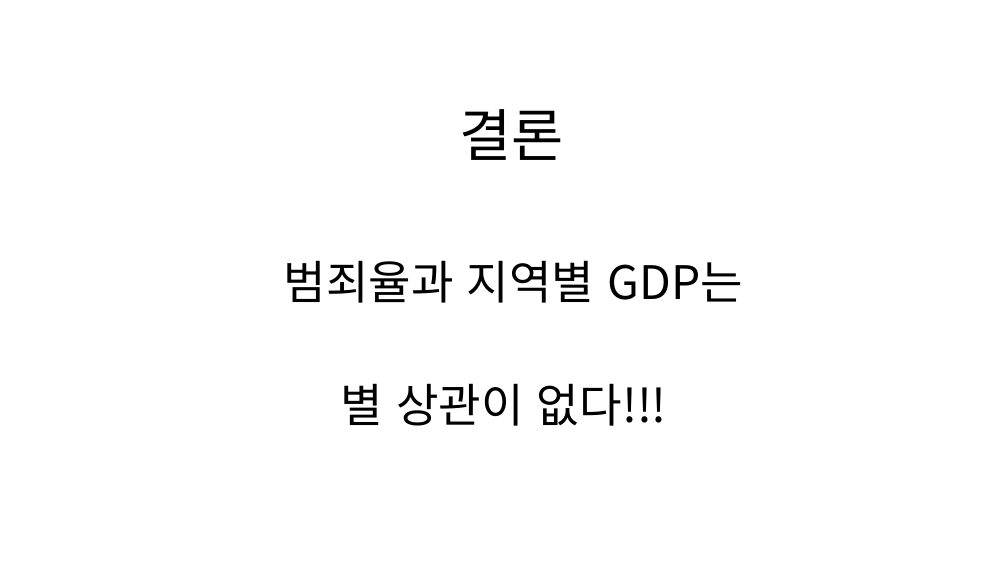
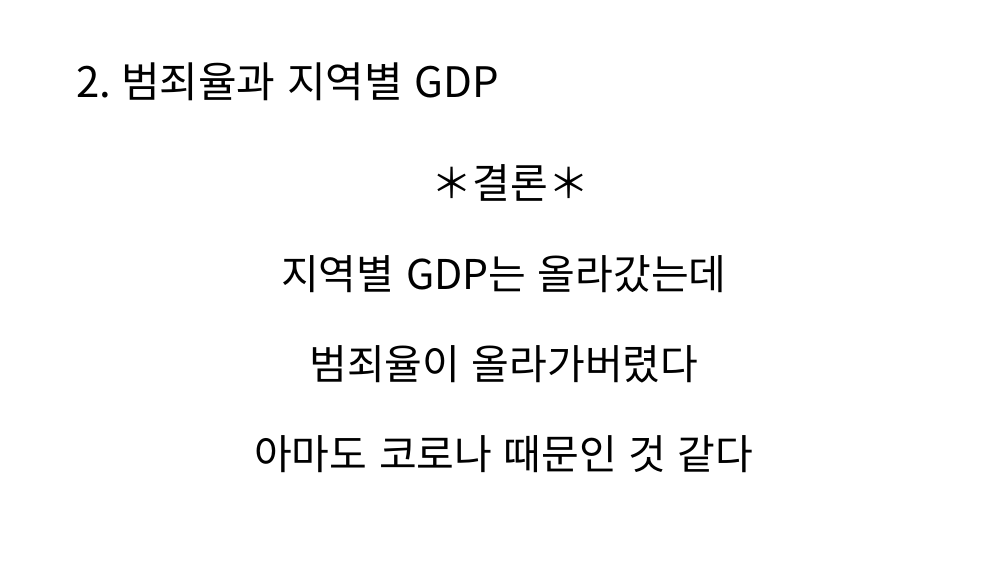
Before and after one commit to KDW8979/KDW, a slide deck: slide 10 of EX_PANDAS06/DAY05/범죄율과 경제지표의 상관관계.pptx. Drawn at 1008x567 pixels with LibreOffice and Linux fonts; fonts in the diff are those of the drawing. Boxes give left, top, right and bottom in pixels: in the first picture for what was removed or moved away, otherwise in the second. Text is boxed around its words. In the diff, an @@ line names an element or a change of style, - is before the commit and + after.

```diff
--- a/EX_PANDAS06/DAY05/범죄율과 경제지표의 상관관계.pptx
+++ b/EX_PANDAS06/DAY05/범죄율과 경제지표의 상관관계.pptx
@@ text added at [77, 62, 499, 101], 40 pt, text #000000 @@
+2. 범죄율과 지역별 GDP
@@ text at [254, 164, 754, 473]: text changed; size 44 to 39.1 pt @@
-결론
-범죄율과 지역별 GDP는
-별 상관이 없다!!!
+＊결론＊
+지역별 GDP는 올라갔는데
+범죄율이 올라가버렸다
+아마도 코로나 때문인 것 같다
```
Also in this commit, not shown: 8 other slides changed, 1 slide added, 21 other files.
